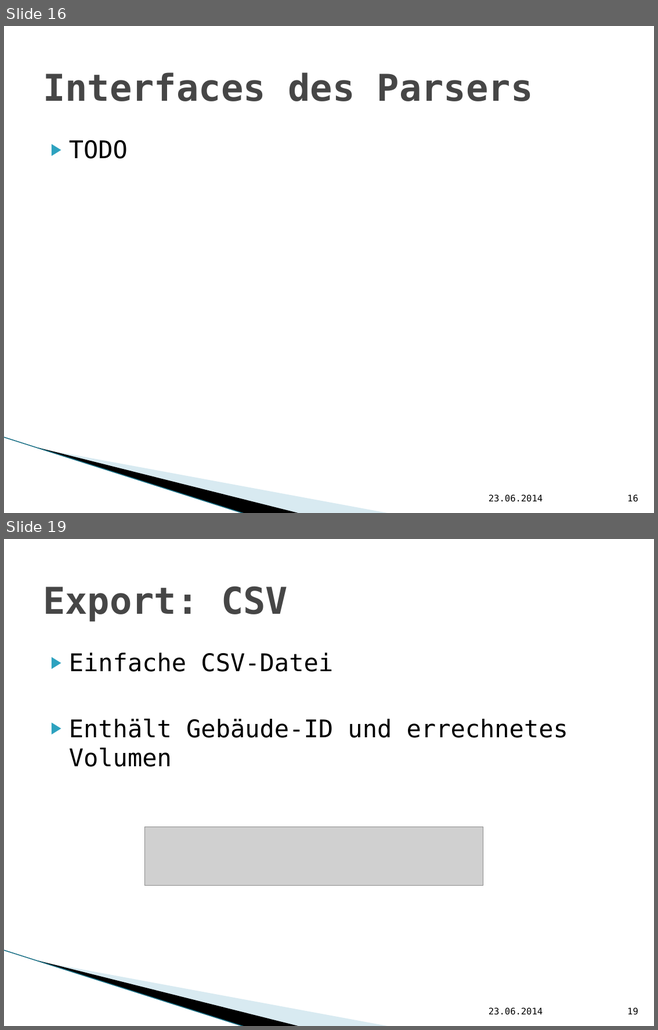
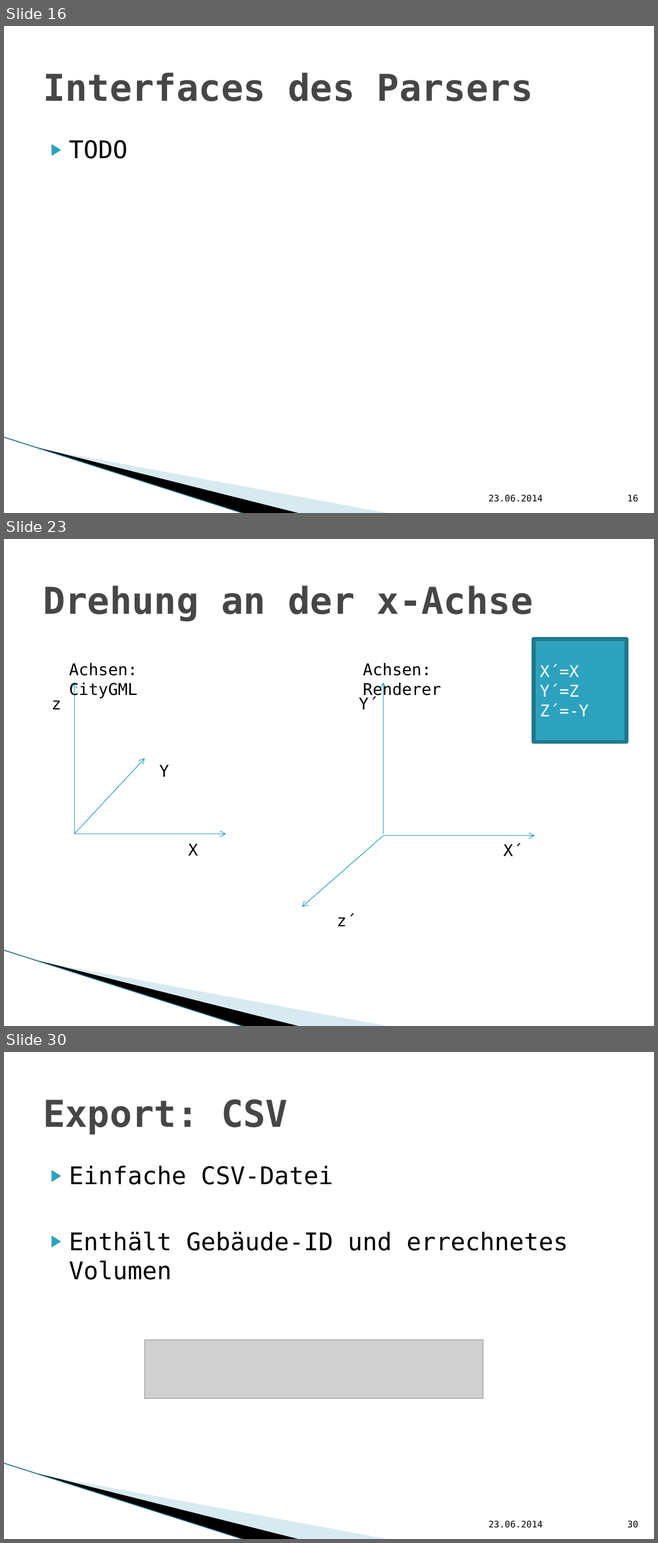
Before and after one commit to hft-swp/stuff, a slide deck: doku/präsentation nicht komplett/vCity-Präsentation.pptx. Shown one above the other, each under a label of ours: slides 16 and 19 before the commit, slides 16, 23 and 30 after it; the slides between them are not shown. The pictures are 658x1030 and 658x1543 pixels, drawn with LibreOffice and Linux fonts; fonts in the diff are those of the drawing; grey boxes stand for pictures; background and template pictures are left out. Boxes give left, top, right and bottom in pixels: in the first picture for what was removed or moved away, otherwise in the second. Text is boxed around its words. In the diff, an @@ line names an element or a change of style, - is before the commit and + after.

```diff
--- a/doku/präsentation nicht komplett/vCity-Präsentation.pptx
+++ b/doku/präsentation nicht komplett/vCity-Präsentation.pptx
@@ slide 23 added at [4, 539, 654, 1026], background #FFFFFF; not listed: 3 template elements that a slide beside it also shows @@
@@ title added at [43, 585, 533, 621], 41 pt, text #464646, bold @@
+Drehung an der x-Achse
@@ rectangle added at [534, 639, 626, 741], fill #2DA2BF, outline #21788D 4.33 pt, 18 pt, text #FFFFFF @@
+X´=X
+Y´=Z
+Z´=-Y
@@ text added at [69, 663, 137, 699], 18 pt, text #000000 @@
+Achsen: CityGML
@@ text added at [362, 663, 441, 699], 18 pt, text #000000 @@
+Achsen: Renderer
@@ arrow added from (74, 834) to (74, 683), #2DA2BF 0.75 pt @@
@@ arrow added from (383, 834) to (383, 683), #2DA2BF 0.75 pt @@
@@ text added at [52, 700, 61, 710], 18 pt, text #000000 @@
+z
@@ text added at [358, 697, 378, 710], 18 pt, text #000000 @@
+Y´
@@ arrow added from (74, 834) to (145, 759), #2DA2BF 0.75 pt @@
@@ text added at [159, 765, 169, 777], 18 pt, text #000000 @@
+Y
@@ arrow added from (74, 834) to (226, 834), #2DA2BF 0.75 pt @@
@@ text added at [188, 843, 198, 856], 18 pt, text #000000 @@
+X
@@ arrow added from (383, 836) to (302, 907), #2DA2BF 0.75 pt @@
@@ arrow added from (383, 836) to (535, 836), #2DA2BF 0.75 pt @@
@@ text added at [503, 843, 523, 856], 18 pt, text #000000 @@
+X´
@@ text added at [336, 913, 356, 926], 18 pt, text #000000 @@
+z´
@@ what was slide 19 is now slide 30 @@
@@ page number at [627, 1521, 638, 1528]: text changed @@
-19
+30
```
Also in this commit, not shown: 13 other slides added, 2 slides removed.
